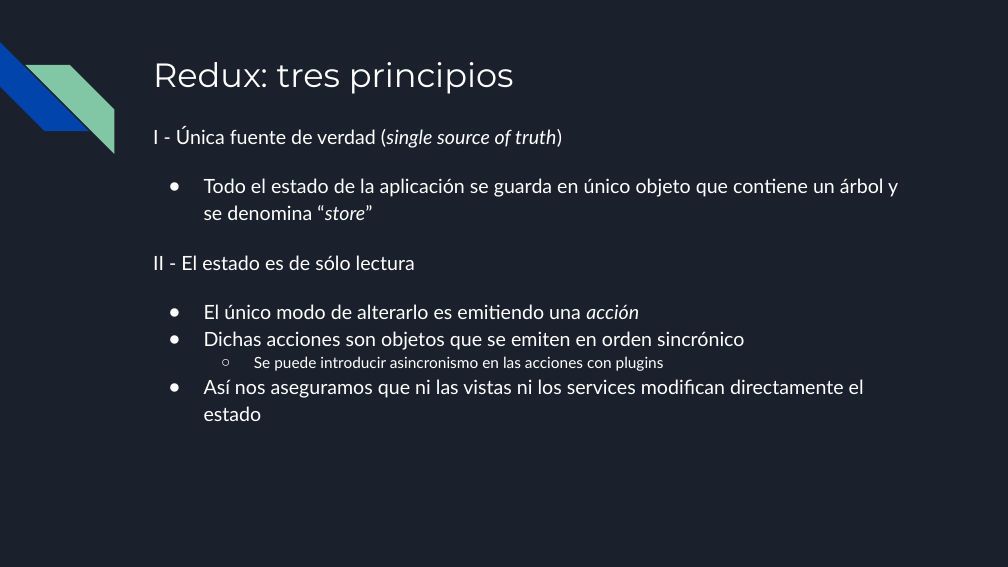
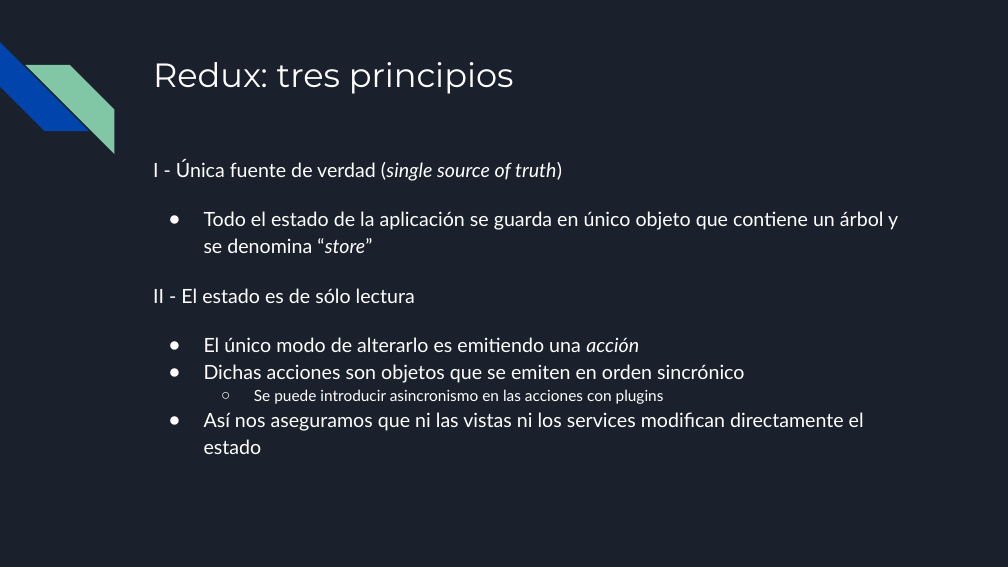
Before and after one commit to francisco-pinchentti/react-basics, a slide deck: slide 19 of docs/React.odp. Drawn at 1008x567 pixels with LibreOffice and Linux fonts; fonts in the diff are those of the drawing. Boxes give left, top, right and bottom in pixels: in the first picture for what was removed or moved away, otherwise in the second. Text is boxed around its words. In the diff, an @@ line names an element or a change of style, - is before the commit and + after.

```diff
--- a/docs/React.odp
+++ b/docs/React.odp
@@ text "I - Única fuente de ..." moved from (x1=153, y1=127, x2=898, y2=421) to (x1=153, y1=160, x2=898, y2=454) @@
```
Also in this commit, not shown: 3 other slides changed.
